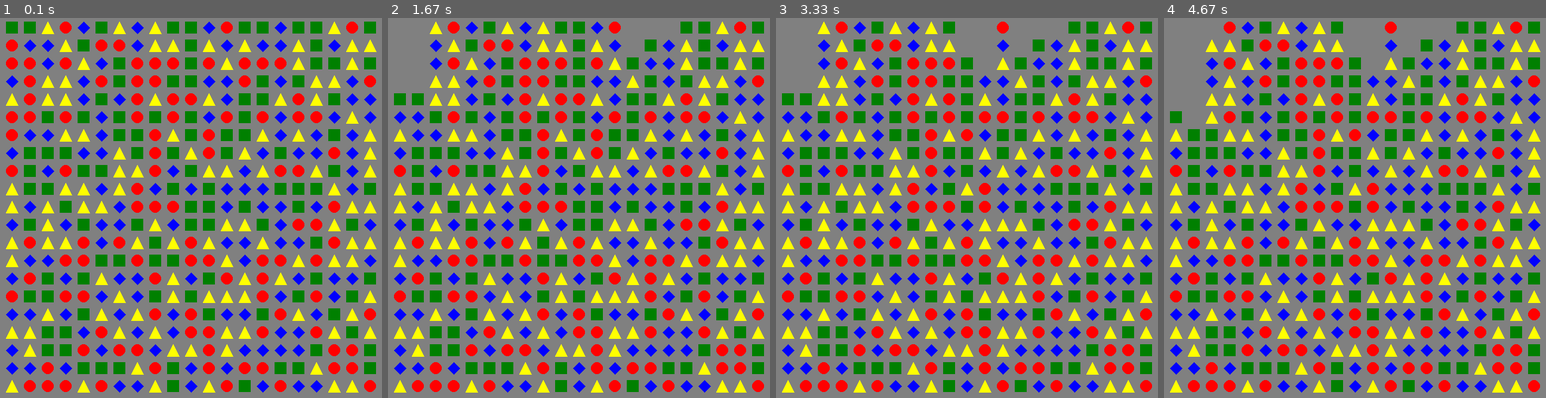
Above: before the commit, frames 1-4 (left to right).
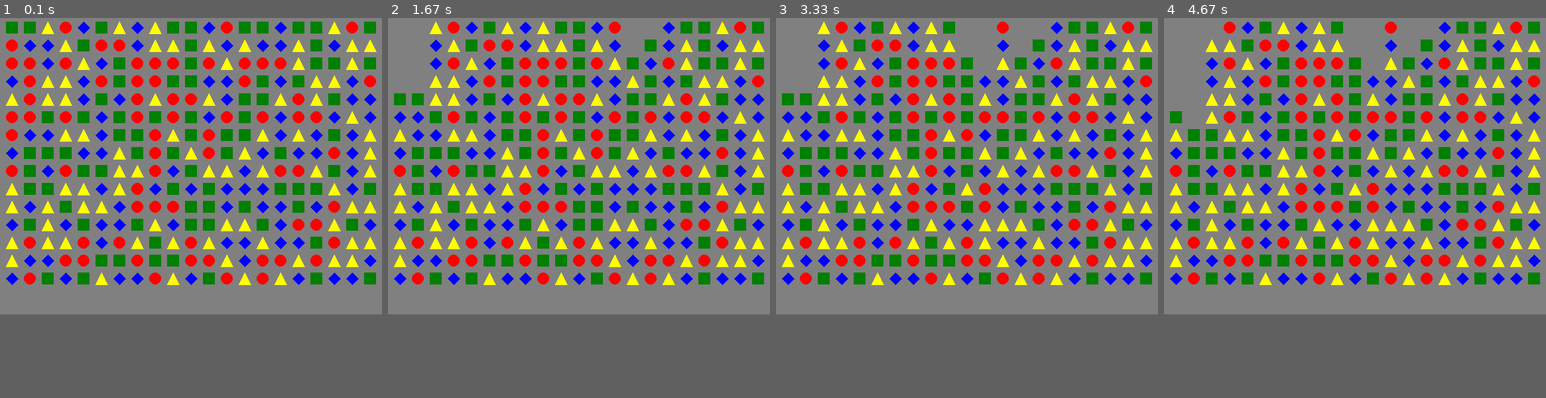
Above: after the commit, the same moments.

Repository: gstotts/pygame_play
Game: pygame game, started from shape_game.py
The game is run twice, just before and just after one commit, with the same random seed, the same clock (stepped at 60 frames per second) and the same inputs.
Inputs (mouse positions are in pixels of both pictures, inside the frame that each line leads up to):
- Up to frame 1 (0.1 s): no input
- Up to frame 2 (1.67 s): click (399, 63) at 0.38 s; move the mouse to (636, 59) at 1.17 s; click (636, 59) at 1.33 s
- Up to frame 3 (3.33 s): move the mouse to (967, 200) at 2.87 s; click (967, 200) at 3.15 s
- Up to frame 4 (4.67 s): click (1194, 116) at 3.92 s; move the mouse to (1301, 101) at 4.4 s
In our replay, the window is 640x640 before the commit and 640x500 after it. These sizes can differ from the game's own. Grey fills any space a smaller window leaves; there, only what the larger window draws over its background counts as a difference.

The runs differ from the first frame. In frame 1, 8.8% of the frame differs, in the area x 1-99%, y 71-99%; in frame 2, 8.9%, in the area x 1-99%, y 0-99%; in frame 3, 8.9%; in frame 4, 8.9%.

Commit message:
Added place for score at bottom of screen and fixed issue with coords_to_remove returning None and raising an exception

Diff:
--- a/shape_game.py
+++ b/shape_game.py
@@ -6,12 +6,13 @@
 from core import colors
 
 FPS = 30
+SCORE_TRACKER_HEIGHT = 20
 WINDOW_WIDTH = 640
-WINDOW_HEIGHT = 640
+WINDOW_HEIGHT = 480 + SCORE_TRACKER_HEIGHT
 BOXSIZE = 20
 GAPSIZE = 10
 BOARD_WIDTH = int((WINDOW_WIDTH - GAPSIZE) / (BOXSIZE + GAPSIZE))
-BOARD_HEIGHT = int((WINDOW_HEIGHT - GAPSIZE) / (BOXSIZE + GAPSIZE))
+BOARD_HEIGHT = int((WINDOW_HEIGHT - GAPSIZE - SCORE_TRACKER_HEIGHT) / (BOXSIZE + GAPSIZE))
 
 BGCOLOR = colors.GRAY
 
@@ -143,8 +144,9 @@
                         if (box_x, box_y) != (None, None):
                             shape = board[box_x][box_y]
                             coords_to_remove = self.get_group_touching((box_x, box_y), shape, board)
-                            if len(coords_to_remove) >= 3:
-                                self.remove_shapes(coords_to_remove, board)
+                            if coords_to_remove != None:
+                                if len(coords_to_remove) >= 3:
+                                    self.remove_shapes(coords_to_remove, board)
 
 
 if __name__ == '__main__':
